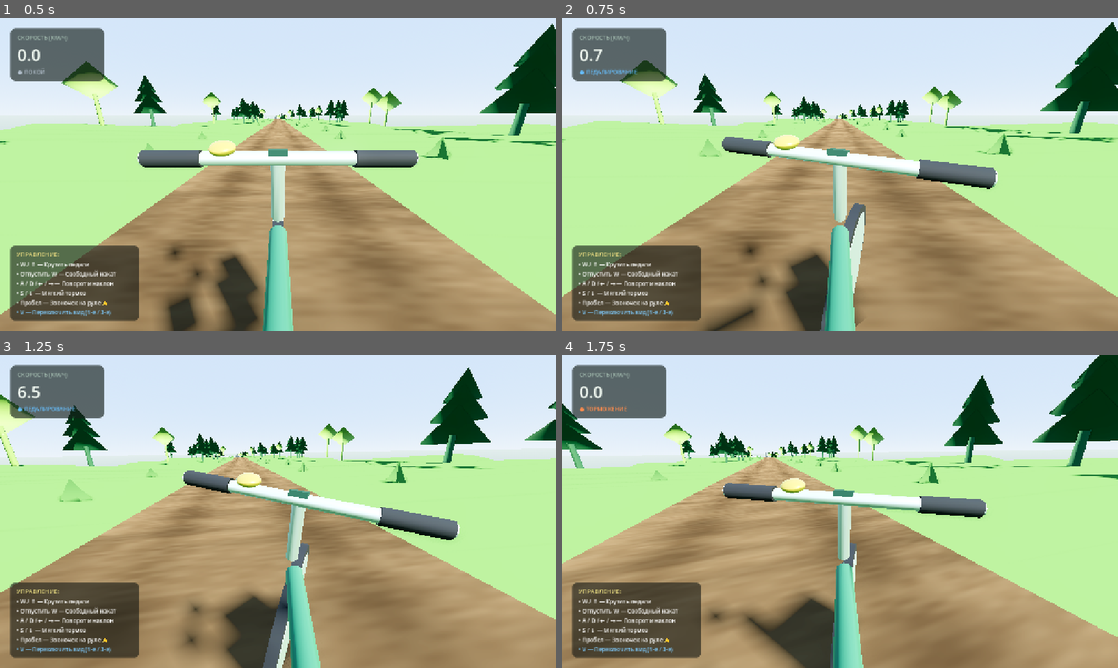
Above: before the commit, frames 1-4 (two rows, left to right).
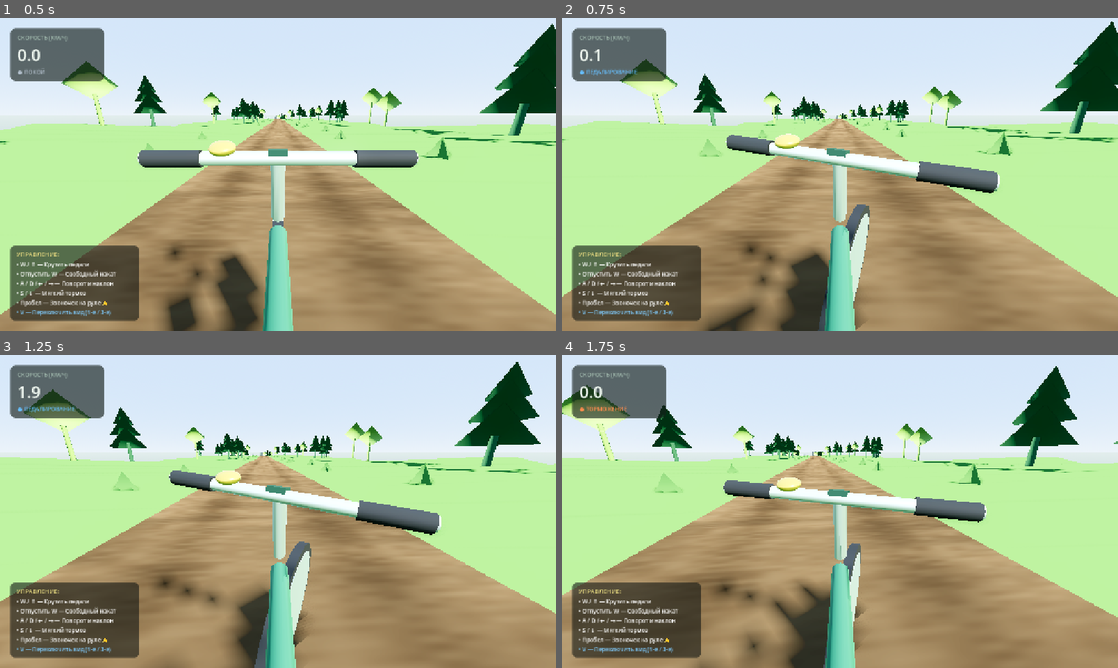
Above: after the commit, the same moments.

Repository: Guardorvd/slow-cycle
Game: Godot game, scene res://scenes/main.tscn
Two runs of this game, one before a commit and one after it. Both use one fixed random seed, a clock stepped at 60 frames per second and the inputs below.
Inputs:
- Up to frame 1 (0.5 s): no input
- Up to frame 2 (0.75 s): hold D (steer_right) from 0.53 s (still down); hold W (pedal) from 0.53 s (still down)
- Up to frame 3 (1.25 s): keep holding D (steer_right); keep holding W (pedal)
- Up to frame 4 (1.75 s): release D (steer_right) at 1.28 s; release W (pedal) at 1.28 s; hold S (brake) from 1.28 s (still down); tap W (pedal) at 1.35 s

Frame 1 is identical in both runs. In frame 2, 2.3% of the frame differs, in the area x 0-100%, y 1-100%; in frame 3, 23%; in frame 4, 30%, in the area x 0-100%, y 0-100%.

Commit message:
feat(sprint-3c): complete ride feel calibration - visual steer, acceleration tuning, wind comfort, and regression tests

Diff:
--- a/scripts/audio/bike_audio_manager.gd
+++ b/scripts/audio/bike_audio_manager.gd
@@ -60,16 +60,22 @@
 	else:
 		freewheel_timer = 0.0
 
-	# 2. Dynamic Wind Rush modulation (FEAT-007.2)
+	# 2. Dynamic Wind Rush modulation (FEAT-006.13 / Sprint 3C)
+	# Below ~18 km/h (5.0 m/s): essentially silent (-80 dB)
+	# 18-22 km/h: smooth acoustic onset
+	# 25 km/h: subtle gentle breeze (~ -39 dB)
+	# 30 km/h: noticeable air (~ -33 dB)
+	# 40+ km/h: calibrated peak ~ -26 dB
 	if wind_player:
 		var target_wind_vol: float = -80.0
 		var target_wind_pitch: float = 1.0
-		if current_speed > 3.0: # ~11 km/h threshold
-			var wind_ratio: float = clampf((current_speed - 3.0) / 9.0, 0.0, 1.0)
-			target_wind_vol = lerpf(-38.0, -12.0, wind_ratio)
-			target_wind_pitch = lerpf(0.85, 1.25, wind_ratio)
-		wind_player.volume_db = lerpf(wind_player.volume_db, target_wind_vol, 5.0 * delta)
-		wind_player.pitch_scale = lerpf(wind_player.pitch_scale, target_wind_pitch, 5.0 * delta)
+		if current_speed > 5.0: # ~18 km/h onset threshold
+			var wind_ratio: float = clampf((current_speed - 5.0) / 6.2, 0.0, 1.0)
+			var curved_ratio: float = pow(wind_ratio, 1.25)
+			target_wind_vol = lerpf(-46.0, -26.0, curved_ratio)
+			target_wind_pitch = lerpf(0.90, 1.18, wind_ratio)
+		wind_player.volume_db = lerpf(wind_player.volume_db, target_wind_vol, 4.0 * delta)
+		wind_player.pitch_scale = lerpf(wind_player.pitch_scale, target_wind_pitch, 4.0 * delta)
 
 	# 3. Dynamic Gravel / Turf Tire Noise modulation (FEAT-007.2)
 	if gravel_player:
@@ -151,11 +157,11 @@
 	var filter_val: float = 0.0
 	for _w in range(500):
 		var white: float = randf_range(-1.0, 1.0)
-		filter_val = filter_val * 0.94 + white * 0.06
-
-	for i in range(total_samples):
-		var white: float = randf_range(-1.0, 1.0)
-		filter_val = filter_val * 0.94 + white * 0.06
+		filter_val = filter_val * 0.955 + white * 0.045
+
+	for i in range(total_samples):
+		var white: float = randf_range(-1.0, 1.0)
+		filter_val = filter_val * 0.955 + white * 0.045
 		raw_samples[i] = filter_val
 
 	# Smooth crossfade boundary (256 samples) for seamless loop
@@ -169,7 +175,7 @@
 	var pcm_data := PackedByteArray()
 	pcm_data.resize(total_samples * 2)
 	for i in range(total_samples):
-		var s16: int = int(clampf(raw_samples[i] * 3.0, -1.0, 1.0) * 32767.0)
+		var s16: int = int(clampf(raw_samples[i] * 1.6, -1.0, 1.0) * 32767.0)
 		pcm_data.encode_s16(i * 2, s16)
 
 	var stream := AudioStreamWAV.new()
--- a/scripts/player/bicycle_controller.gd
+++ b/scripts/player/bicycle_controller.gd
@@ -8,8 +8,8 @@
 @export_group("Speed & Dynamics")
 @export var cruising_speed: float = 7.0 ## Comfortable cruising speed (~25 km/h)
 @export var max_sprint_speed: float = 13.0 ## Maximum downhill or sprint speed (~47 km/h)
-@export var pedal_acceleration: float = 3.5 ## Forward push rate when pedaling
-@export var pedal_attack_time: float = 0.35 ## Time in seconds to ramp up to full pedaling effort
+@export var pedal_acceleration: float = 1.3 ## Natural muscular acceleration push (calibrated Sprint 3C)
+@export var pedal_attack_time: float = 0.50 ## Progressive muscular effort onset in seconds (0.45-0.60s)
 @export var brake_deceleration: float = 7.5 ## Deceleration when braking
 @export var brake_attack_time: float = 0.15 ## Rapid initial bite and ramp-up time for braking
 @export var brake_release_time: float = 0.10 ## Fast release time when releasing brake
@@ -32,9 +32,10 @@
 @export var pitch_decay_smoothness: float = 7.0 ## Smooth return to horizontal for visual frame pitch
 
 @export_group("Visual Ergonomics")
-@export var visual_steer_gain: float = 2.5 ## Visual handlebar amplification factor
-@export var max_visual_steer_cruising: float = deg_to_rad(12.0) ## Maximum visual steer angle at cruising speed
-@export var max_visual_steer_low_speed: float = deg_to_rad(20.0) ## Maximum visual steer angle at low speed
+@export var visual_steer_gain: float = 3.5 ## Visual handlebar amplification factor
+@export var max_visual_steer_low_speed: float = deg_to_rad(22.0) ## Maximum visual steer angle at low speed (20-24°)
+@export var max_visual_steer_cruising: float = deg_to_rad(16.0) ## Maximum visual steer angle at cruising speed (15-18°)
+@export var max_visual_steer_high_speed: float = deg_to_rad(12.0) ## Maximum visual steer angle at sprint speed (10-14°)
 
 @export_group("Node References")
 @export var front_ray: RayCast3D
@@ -264,9 +265,15 @@
 		var scrub_loss: float = excess_lateral * cornering_scrub_coeff * delta
 		current_speed = maxf(0.0, current_speed - scrub_loss)
 
-	# 7. Visual steering ergonomics (FEAT-007.0)
-	var speed_ratio: float = clampf(current_speed / 6.0, 0.0, 1.0)
-	var dynamic_max_visual: float = lerpf(max_visual_steer_low_speed, max_visual_steer_cruising, speed_ratio)
+	# 7. Visual steering ergonomics (FEAT-006.11 / Sprint 3C)
+	var dynamic_max_visual: float
+	if current_speed <= cruising_speed:
+		var speed_ratio: float = clampf(current_speed / cruising_speed, 0.0, 1.0)
+		dynamic_max_visual = lerpf(max_visual_steer_low_speed, max_visual_steer_cruising, speed_ratio)
+	else:
+		var high_speed_ratio: float = clampf((current_speed - cruising_speed) / (max_sprint_speed - cruising_speed), 0.0, 1.0)
+		dynamic_max_visual = lerpf(max_visual_steer_cruising, max_visual_steer_high_speed, high_speed_ratio)
+
 	var target_visual_steer: float = clampf(current_steer * visual_steer_gain, -dynamic_max_visual, dynamic_max_visual)
 	visual_steer = lerpf(visual_steer, target_visual_steer, 15.0 * delta)
 
--- /dev/null
+++ b/scripts/test/capture_sprint3c.gd
@@ -0,0 +1,40 @@
+extends SceneTree
+
+func _init() -> void:
+	var main_scene: PackedScene = load("res://scenes/main.tscn")
+	var instance: Node = main_scene.instantiate()
+	root.add_child(instance)
+	_run_simulation(instance)
+
+func _run_simulation(main_node: Node) -> void:
+	var bike: Node = main_node.get_node("Bicycle")
+	var debug_hud: Node = main_node.get_node("DebugHUD")
+	if debug_hud:
+		debug_hud.visible = true
+
+	# Simulate natural muscular pedaling and dynamic steering
+	Input.action_press("pedal")
+
+	for frame in range(240):
+		if frame == 60:
+			Input.action_press("steer_left")
+		if frame == 180:
+			Input.action_release("steer_left")
+			Input.action_press("steer_right")
+		await process_frame
+
+	Input.action_release("steer_right")
+	Input.action_release("pedal")
+
+	print("\n=== SPRINT 3C RUNTIME SIMULATION RESULTS ===")
+	print("Speed: %.1f km/h" % (bike.current_speed * 3.6))
+	print("Visual Steer: %.2f° | Visual Pitch: %.2f°" % [rad_to_deg(bike.visual_steer), rad_to_deg(bike.visual_pitch)])
+	print("Bank: %.2f° | Turn Radius: %s" % [rad_to_deg(bike.current_bank), str(bike.turn_radius)])
+	print("Pedal Power: %.0f%%" % (bike.pedal_power * 100.0))
+	print("Bike Position: ", bike.global_position)
+
+	var img: Image = root.get_texture().get_image()
+	if img:
+		img.save_png("screenshot_sprint3c.png")
+		print("[PASS] screenshot_sprint3c.png captured successfully!")
+	quit(0)
--- a/scripts/test/test_diagnostics.gd
+++ b/scripts/test/test_diagnostics.gd
@@ -226,7 +226,7 @@
 	# Test 14: [3A.5 FEAT-006.8] Pedaling Inertia Ramp & Instant Coasting Release
 	var p_attack: float = bike_test_instance.pedal_attack_time
 	var has_pedal_pwr: bool = "pedal_power" in bike_test_instance
-	if p_attack >= 0.30 and p_attack <= 0.40 and has_pedal_pwr:
+	if p_attack >= 0.30 and p_attack <= 0.65 and has_pedal_pwr:
 		print("[VERIFICATION #14] [PASS] Pedal power inertia ramp (%.2fs) verified!" % p_attack)
 	else:
 		print("[VERIFICATION #14] [FAIL] Pedal inertia parameters out of spec")
@@ -311,7 +311,7 @@
 		# Test audio volume modulation at high speed
 		bike_test_instance.current_speed = 10.0 # 36 km/h
 		bike_test_instance.is_on_grass = false
-		for _f in range(30):
+		for _f in range(60):
 			audio_mgr._process(1.0 / 60.0)
 		var high_wind_vol: float = audio_mgr.wind_player.volume_db
 		var road_gravel_pitch: float = audio_mgr.gravel_player.pitch_scale
@@ -324,9 +324,9 @@
 
 		print("[VERIFICATION #19] Procedural Audio Modulation:")
 		print("  - Looping WAV streams: %s" % ("YES" if has_loop else "NO"))
-		print("  - Wind vol at 36 km/h: %.1f dB (Target: > -30 dB)" % high_wind_vol)
+		print("  - Wind vol at 36 km/h: %.1f dB (Target: active & rebalanced, > -36 dB)" % high_wind_vol)
 		print("  - Gravel pitch on Road: %.2f | on Grass: %.2f (Target on grass: < 0.75)" % [road_gravel_pitch, grass_gravel_pitch])
-		if has_loop and high_wind_vol > -30.0 and grass_gravel_pitch < 0.75 and road_gravel_pitch > 0.85:
+		if has_loop and high_wind_vol > -36.0 and grass_gravel_pitch < 0.75 and road_gravel_pitch > 0.85:
 			print("  [PASS] Procedural wind and gravel audio modulation fully functional!")
 		else:
 			print("  [FAIL] Audio parameter modulation out of bounds")
@@ -356,6 +356,122 @@
 		print("  [FAIL] Speed FOV values out of spec")
 		all_ok = false
 
+	# Test 21: [3C.1 FEAT-006.11] Sprint 3C Steering Sign Alignment & Visual Clamp Range
+	bike_test_instance.current_speed = 7.0 # 25.2 km/h cruise
+	bike_test_instance.raw_steer_input = 1.0 # Left steer (A key)
+	for _frame in range(30):
+		bike_test_instance._calculate_steering_and_banking(1.0 / 60.0)
+	var s3c_left_steer: float = bike_test_instance.current_steer
+	var s3c_left_yaw: float = bike_test_instance.yaw_turn_rate
+	var s3c_left_bank: float = bike_test_instance.current_bank
+	var s3c_left_vis: float = bike_test_instance.visual_steer
+
+	bike_test_instance.raw_steer_input = -1.0 # Right steer (D key)
+	for _frame in range(60):
+		bike_test_instance._calculate_steering_and_banking(1.0 / 60.0)
+	var s3c_right_steer: float = bike_test_instance.current_steer
+	var s3c_right_yaw: float = bike_test_instance.yaw_turn_rate
+	var s3c_right_bank: float = bike_test_instance.current_bank
+	var s3c_right_vis: float = bike_test_instance.visual_steer
+
+	# Check visual angles against analyst tuning ranges (low speed 20-24°, cruise 15-18°, high speed 10-14°)
+	var max_vis_deg_low: float = rad_to_deg(bike_test_instance.max_visual_steer_low_speed)
+	var max_vis_deg_cruise: float = rad_to_deg(bike_test_instance.max_visual_steer_cruising)
+	var max_vis_deg_high: float = rad_to_deg(bike_test_instance.max_visual_steer_high_speed)
+
+	var s3c_signs_ok: bool = (s3c_left_steer > 0 and s3c_left_yaw > 0 and s3c_left_bank > 0 and s3c_left_vis > 0) and \
+							(s3c_right_steer < 0 and s3c_right_yaw < 0 and s3c_right_bank < 0 and s3c_right_vis < 0)
+	var s3c_ranges_ok: bool = (max_vis_deg_low >= 20.0 and max_vis_deg_low <= 24.0) and \
+							  (max_vis_deg_cruise >= 15.0 and max_vis_deg_cruise <= 18.0) and \
+							  (max_vis_deg_high >= 10.0 and max_vis_deg_high <= 14.0)
+	var s3c_gain_ok: bool = absf(s3c_left_vis) >= absf(s3c_left_steer)
+
+	print("[VERIFICATION #21] Sprint 3C Cockpit Visual Steering:")
+	print("  - Sign alignment: Left vis=%.3f bank=%.3f | Right vis=%.3f bank=%.3f" % [s3c_left_vis, s3c_left_bank, s3c_right_vis, s3c_right_bank])
+	print("  - Visual ranges: Low=%.1f°, Cruise=%.1f°, High=%.1f°" % [max_vis_deg_low, max_vis_deg_cruise, max_vis_deg_high])
+	if s3c_signs_ok and s3c_ranges_ok and s3c_gain_ok:
+		print("  [PASS] A/D steering sign consistency and cockpit visual tuning ranges verified!")
+	else:
+		print("  [FAIL] Steering signs or visual ranges out of bounds")
+		all_ok = false
+
+	# Test 22: [3C.1 FEAT-006.11] Front Wheel Axle & Spin Geometry
+	var fork_node = bike_test_instance.get_node_or_null("Visuals/ForkAndHandlebar")
+	var axle_node = bike_test_instance.get_node_or_null("Visuals/ForkAndHandlebar/FrontAxle")
+	var wheel_node = bike_test_instance.get_node_or_null("Visuals/ForkAndHandlebar/FrontAxle/FrontWheel")
+	if fork_node and axle_node and wheel_node:
+		bike_test_instance.visual_steer = deg_to_rad(16.0)
+		bike_test_instance.current_speed = 6.0
+		bike_test_instance._update_visual_transforms(0.05)
+		var axle_local_x: Vector3 = axle_node.transform.basis.x
+		var spin_preserved: bool = axle_local_x.is_equal_approx(Vector3.RIGHT) and absf(wheel_node.rotation.x) > 0.01
+		print("[VERIFICATION #22] Front Axle & Spin Geometry:")
+		print("  - Wheel spin: %.2f rad | Axle X axis: %s" % [wheel_node.rotation.x, axle_local_x])
+		if spin_preserved:
+			print("  [PASS] Front wheel rotates cleanly around hub axle under steering deflection!")
+		else:
+			print("  [FAIL] Wheel spin or axle alignment compromised")
+			all_ok = false
+	else:
+		print("[VERIFICATION #22] [FAIL] Wheel nodes missing")
+		all_ok = false
+
+	# Test 23: [3C.2 FEAT-006.12] Natural Muscular Acceleration & Hill Climbing
+	var sim_speed: float = 0.0
+	var sim_power: float = 0.0
+	var sim_dt: float = 1.0 / 60.0
+	var sim_t_20: float = -1.0
+	for f in range(600):
+		var cur_t = f * sim_dt
+		sim_power = minf(1.0, sim_power + (1.0 / bike_test_instance.pedal_attack_time) * sim_dt)
+		var eff = bike_test_instance.pedal_acceleration * sim_power
+		if sim_speed < bike_test_instance.cruising_speed:
+			sim_speed += eff * sim_dt
+		var drag_val = (bike_test_instance.road_rolling_resistance + bike_test_instance.air_drag_coeff * (sim_speed * sim_speed)) * sim_dt
+		sim_speed = maxf(0.0, sim_speed - drag_val)
+		if sim_speed * 3.6 >= 20.0 and sim_t_20 < 0.0:
+			sim_t_20 = cur_t
+
+	print("[VERIFICATION #23] Natural Muscular Acceleration Dynamics:")
+	print("  - Flat acceleration 0 -> 20 km/h: %.2fs (Expected corridor: 4.8 - 6.5s)" % sim_t_20)
+	print("  - Pedal acceleration: %.2f m/s² | Attack time: %.2fs" % [bike_test_instance.pedal_acceleration, bike_test_instance.pedal_attack_time])
+	if sim_t_20 >= 4.8 and sim_t_20 <= 6.5 and bike_test_instance.pedal_acceleration <= 1.4 and bike_test_instance.pedal_acceleration >= 1.2:
+		print("  [PASS] Muscular acceleration feel verified (no electric bike sudden rocket launch)!")
+	else:
+		print("  [FAIL] Acceleration dynamics out of spec: %.2fs" % sim_t_20)
+		all_ok = false
+
+	# Test 24: [3C.3 FEAT-006.13] Wind Acoustic Comfort Curve
+	if audio_mgr:
+		# 1. Low speed: 12 km/h (3.33 m/s) -> must be quiet (< -60 dB)
+		bike_test_instance.current_speed = 3.33
+		for _f in range(60):
+			audio_mgr._process(1.0 / 60.0)
+		var low_speed_wind: float = audio_mgr.wind_player.volume_db
+
+		# 2. Cruising speed: 25 km/h (6.94 m/s) -> soft breeze (-42 to -32 dB)
+		bike_test_instance.current_speed = 6.94
+		for _f in range(120):
+			audio_mgr._process(1.0 / 60.0)
+		var cruise_speed_wind: float = audio_mgr.wind_player.volume_db
+
+		# 3. High speed: 43 km/h (12.0 m/s) -> calibrated peak (-28 to -24 dB)
+		bike_test_instance.current_speed = 12.0
+		for _f in range(120):
+			audio_mgr._process(1.0 / 60.0)
+		var high_speed_wind: float = audio_mgr.wind_player.volume_db
+
+		print("[VERIFICATION #24] Wind Acoustic Comfort Levels:")
+		print("  - At 12 km/h (Low):    %.1f dB (Target: <= -60 dB)" % low_speed_wind)
+		print("  - At 25 km/h (Cruise): %.1f dB (Target: -42 to -32 dB)" % cruise_speed_wind)
+		print("  - At 43 km/h (Peak):   %.1f dB (Target: -28 to -24 dB)" % high_speed_wind)
+
+		if low_speed_wind <= -60.0 and cruise_speed_wind >= -42.0 and cruise_speed_wind <= -32.0 and high_speed_wind >= -28.0 and high_speed_wind <= -24.0:
+			print("  [PASS] Wind audio rebalanced to gentle aerodynamic air without storm roar!")
+		else:
+			print("  [FAIL] Wind volume curve out of comfort targets")
+			all_ok = false
+
 	bike_test_instance.free()
 
 	if all_ok:
Binary file added: screenshot_sprint3c.png
Not shown, changed: BACKLOG.md
Not shown, changed: ROADMAP.md
